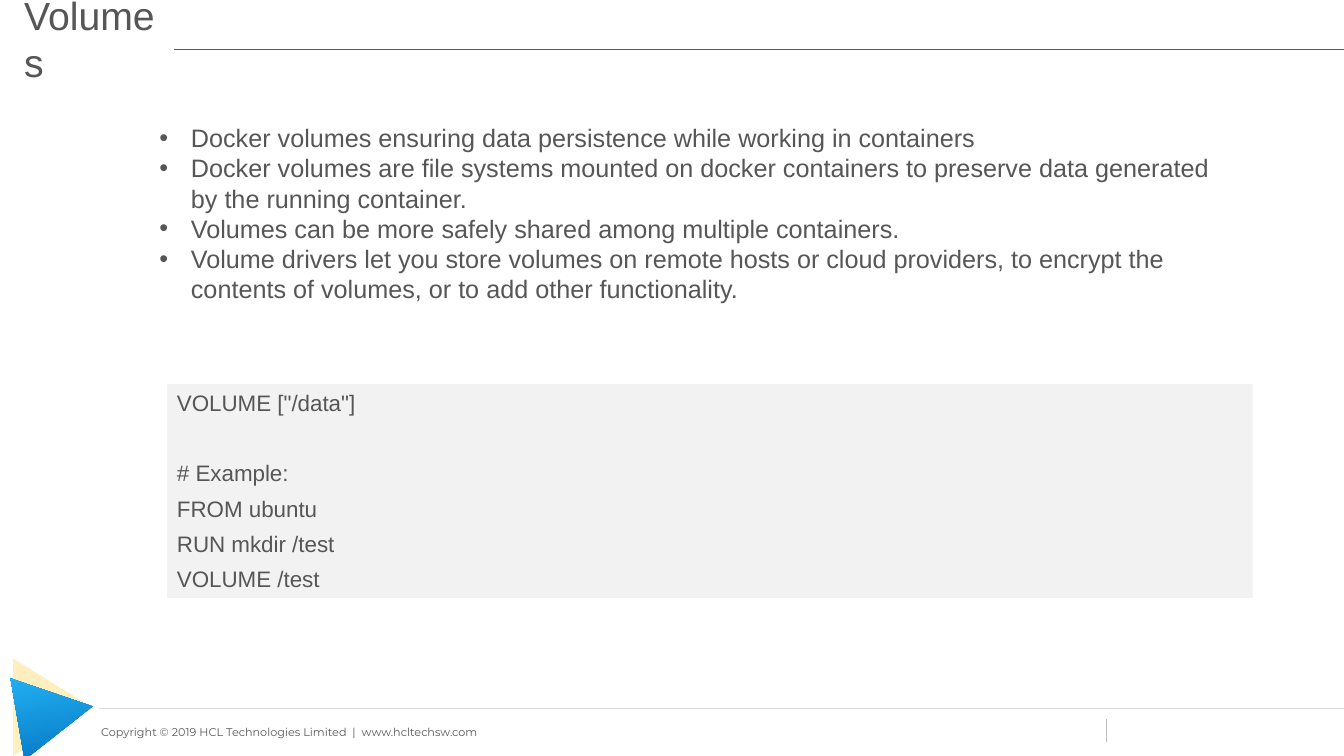
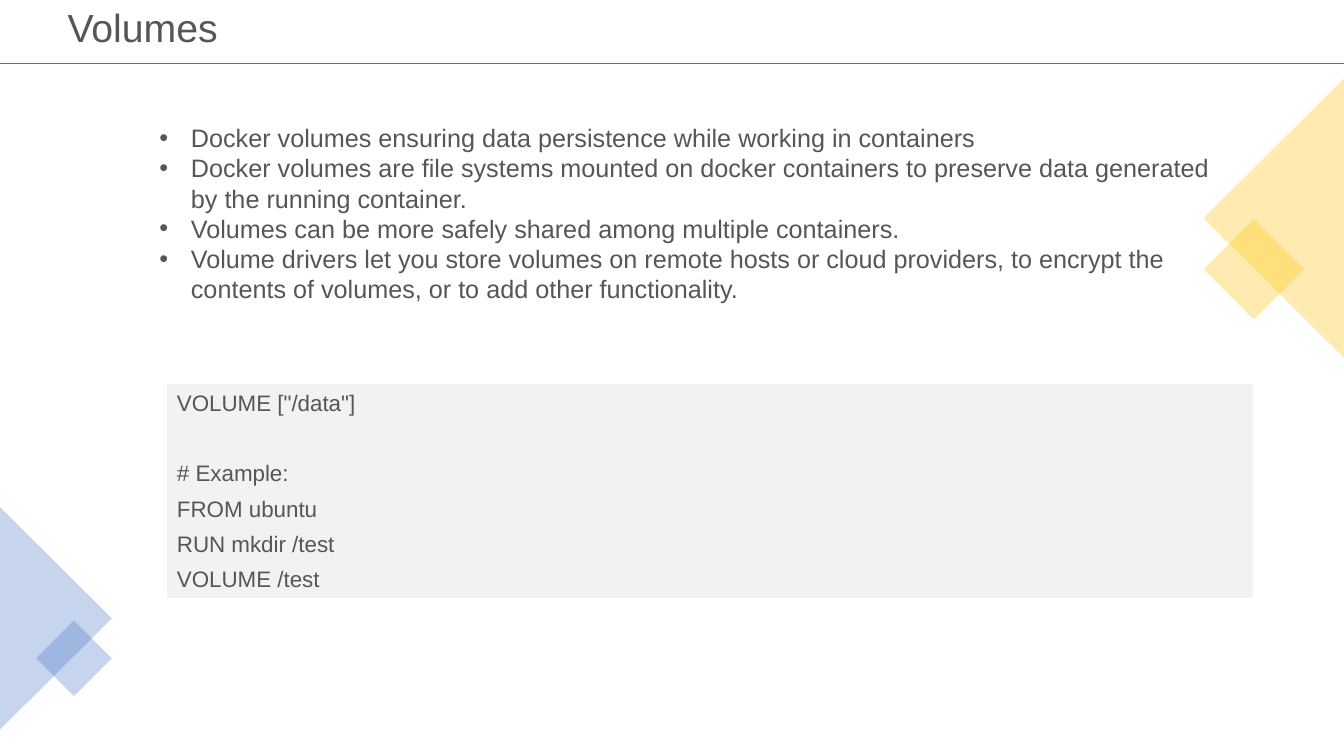
Before and after one commit to learning-zone/docker-and-kubernetes-basics, a slide deck: slide 7 of docker-workshop-files/Docker-Workshop.pptx. Drawn at 1344x756 pixels with LibreOffice and Linux fonts; fonts in the diff are those of the drawing; background and template pictures are left out. Boxes give left, top, right and bottom in pixels: in the first picture for what was removed or moved away, otherwise in the second. Text is boxed around its words. In the diff, an @@ line names an element or a change of style, - is before the commit and + after.

```diff
--- a/docker-workshop-files/Docker-Workshop.pptx
+++ b/docker-workshop-files/Docker-Workshop.pptx
@@ title "Volumes": place and size @@
-title "Volumes" at (278, 128, 372, 147)
+title "Volumes" at (68, 13, 218, 43)
@@ title "Volumes" at (68, 13, 218, 43): line spacing 1 to 0.9 @@
@@ line removed from (29, 49) to (1344, 49) @@
@@ line added from (0, 64) to (1344, 64), #4472C4 0.5 pt @@
@@ triangle added at (1204, 79, 1344, 358), fill #FFC000 at 30% opacity @@
@@ rectangle added at (1204, 219, 1305, 320), fill #FFC000 at 30% opacity @@
@@ triangle added at (0, 507, 112, 730), fill #4472C4 at 30% opacity @@
@@ rectangle added at (36, 620, 112, 696), fill #4472C4 at 30% opacity @@
@@ triangle removed at (14, 659, 94, 756) @@
@@ triangle removed at (11, 665, 100, 756) @@
@@ line removed from (100, 709) to (1344, 709) @@
@@ line removed from (1107, 719) to (1107, 742) @@
@@ text removed at (101, 728, 478, 738) @@
-Copyright © 2019 HCL Technologies Limited | www.hcltechsw.com
```
Also in this commit, not shown: 7 other slides changed.
